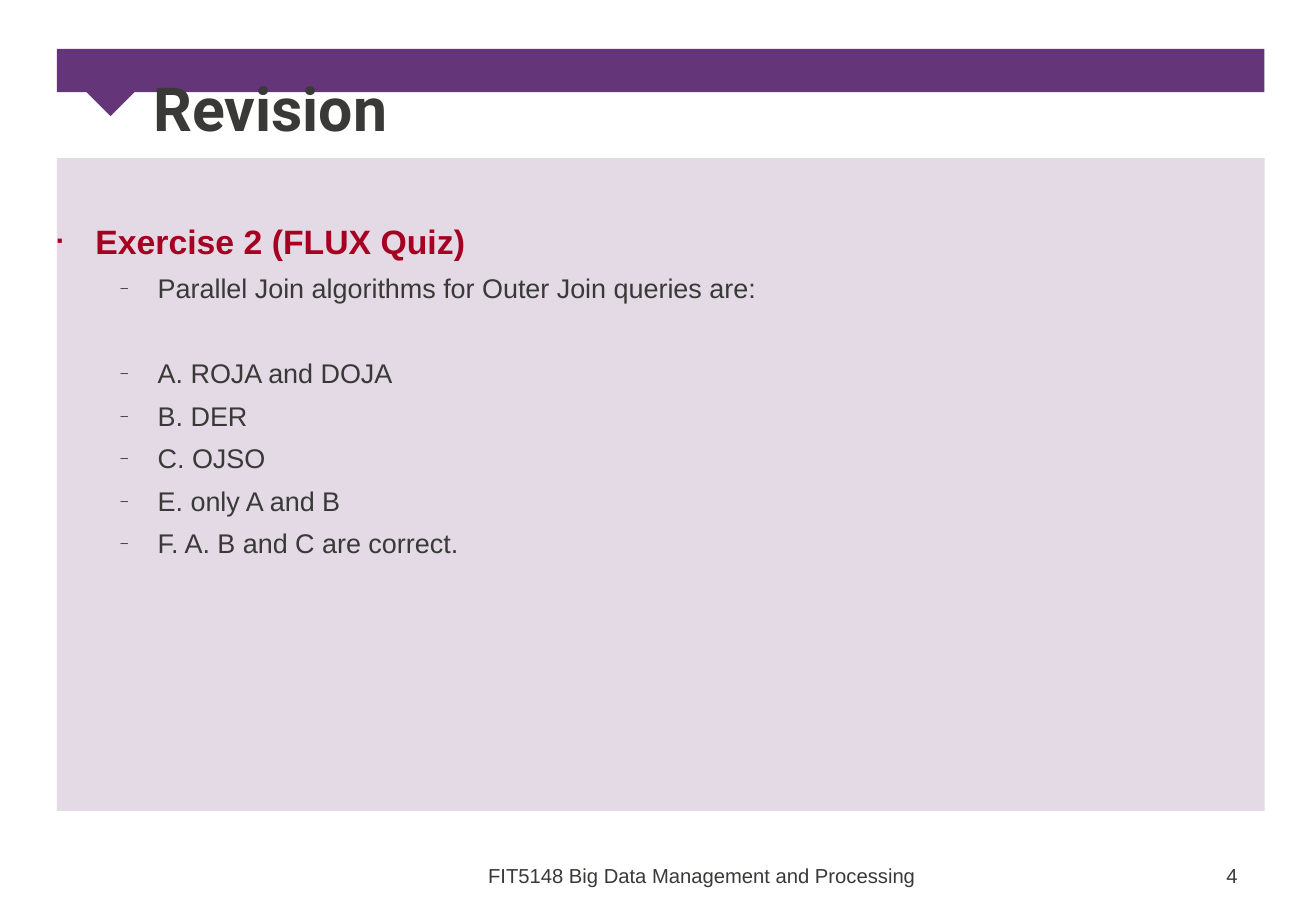
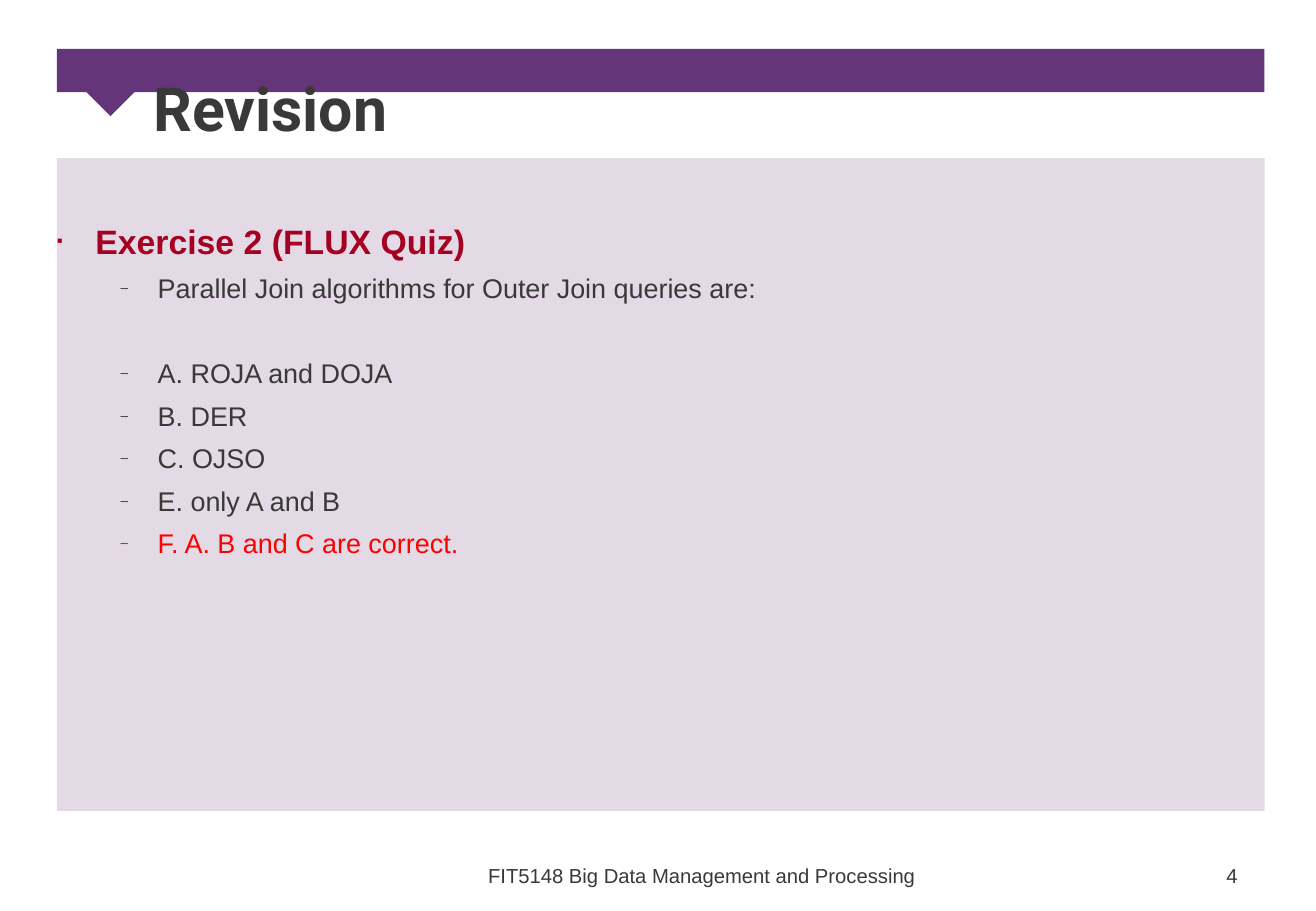
Before and after one commit to xianlinfeng/Documents, a slide deck: slide 4 of FIT5148/week5/FIT5148-5a-Volume-ParSort.pptx. Drawn at 1316x911 pixels with LibreOffice and Linux fonts; fonts in the diff are those of the drawing; background and template pictures are left out. Boxes give left, top, right and bottom in pixels: in the first picture for what was removed or moved away, otherwise in the second. Text is boxed around its words. In the diff, an @@ line names an element or a change of style, - is before the commit and + after.

```diff
--- a/FIT5148/week5/FIT5148-5a-Volume-ParSort.pptx
+++ b/FIT5148/week5/FIT5148-5a-Volume-ParSort.pptx
@@ text at bbox=[158, 533, 458, 554]: text colour #393938 to #FF0000 in "F. A. B and C are correct." @@
```
Also in this commit, not shown: 9 other slides changed, 22 other files.
